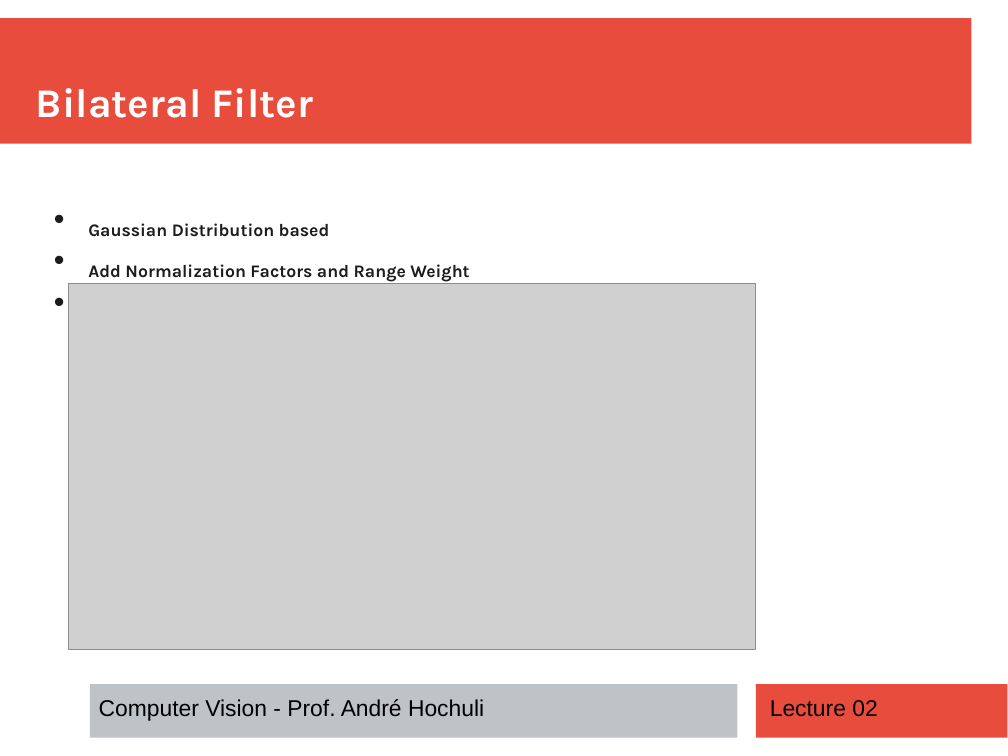
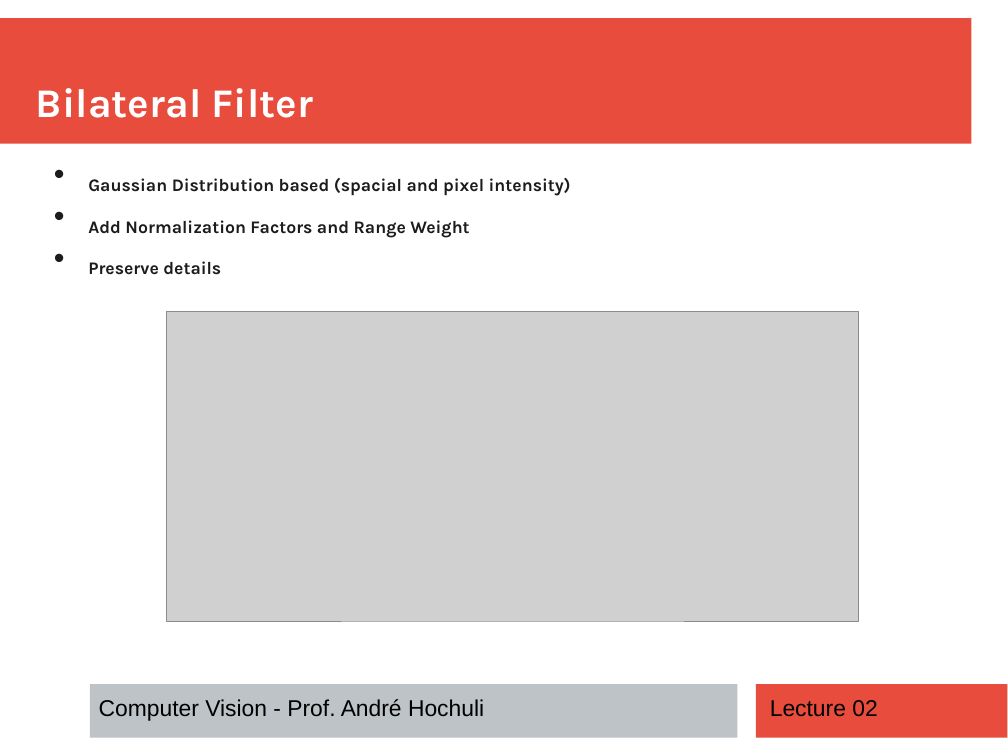
Before and after one commit to andrehochuli/teaching, a slide deck: slide 11 of ComputerVision/Lecture 02 - Image Filtering/Lecture 02 - Image Filtering.pptx (slide 8 before the commit). Drawn at 1008x756 pixels with LibreOffice and Linux fonts; fonts in the diff are those of the drawing; grey boxes stand for pictures. Boxes give left, top, right and bottom in pixels: in the first picture for what was removed or moved away, otherwise in the second. Text is boxed around its words. In the diff, an @@ line names an element or a change of style, - is before the commit and + after.

```diff
--- a/ComputerVision/Lecture 02 - Image Filtering/Lecture 02 - Image Filtering.pptx
+++ b/ComputerVision/Lecture 02 - Image Filtering/Lecture 02 - Image Filtering.pptx
@@ text "Gaussian Distribution based (spacial and ...": place and size @@
-text "Gaussian Distribution based (spacial and ..." at (88, 223, 469, 282)
+text "Gaussian Distribution based (spacial and ..." at (88, 178, 571, 275)
@@ text at (88, 178, 571, 196): text changed @@
-• Gaussian Distribution based
+• Gaussian Distribution based (spacial and pixel intensity)
@@ picture: place and size @@
-picture at (69, 284, 756, 649)
+picture at (166, 312, 859, 621)
```
Also in this commit, not shown: 5 other slides changed, 3 slides added, 2 other files.
